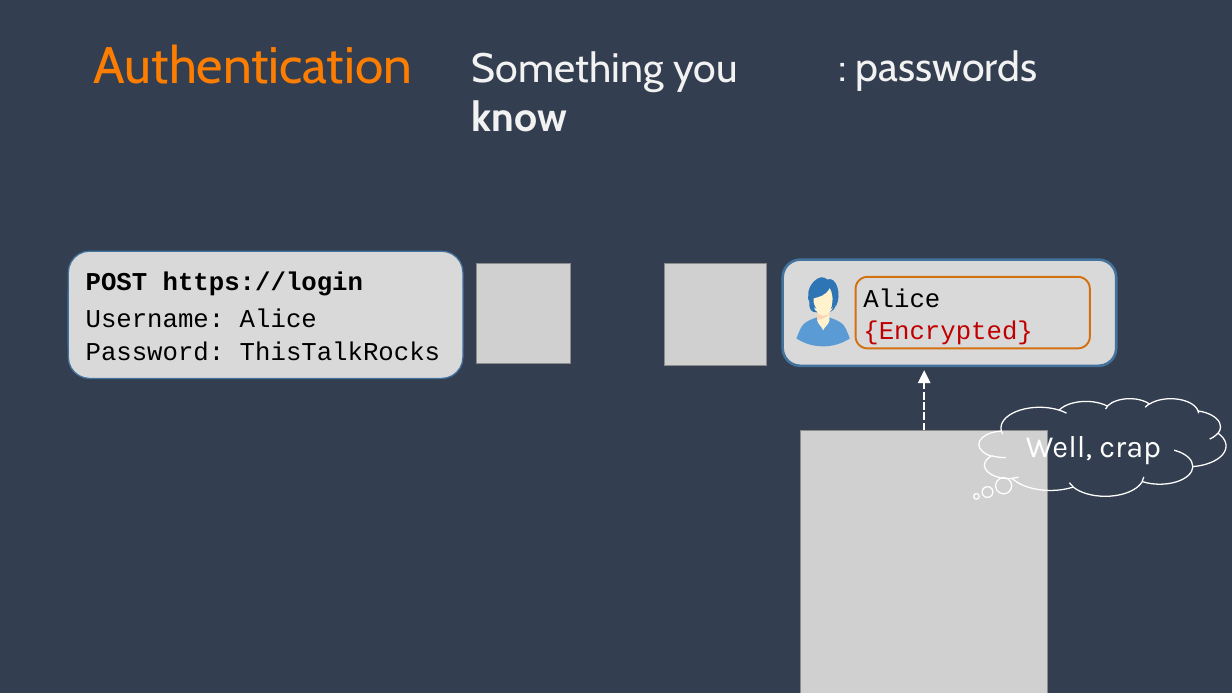
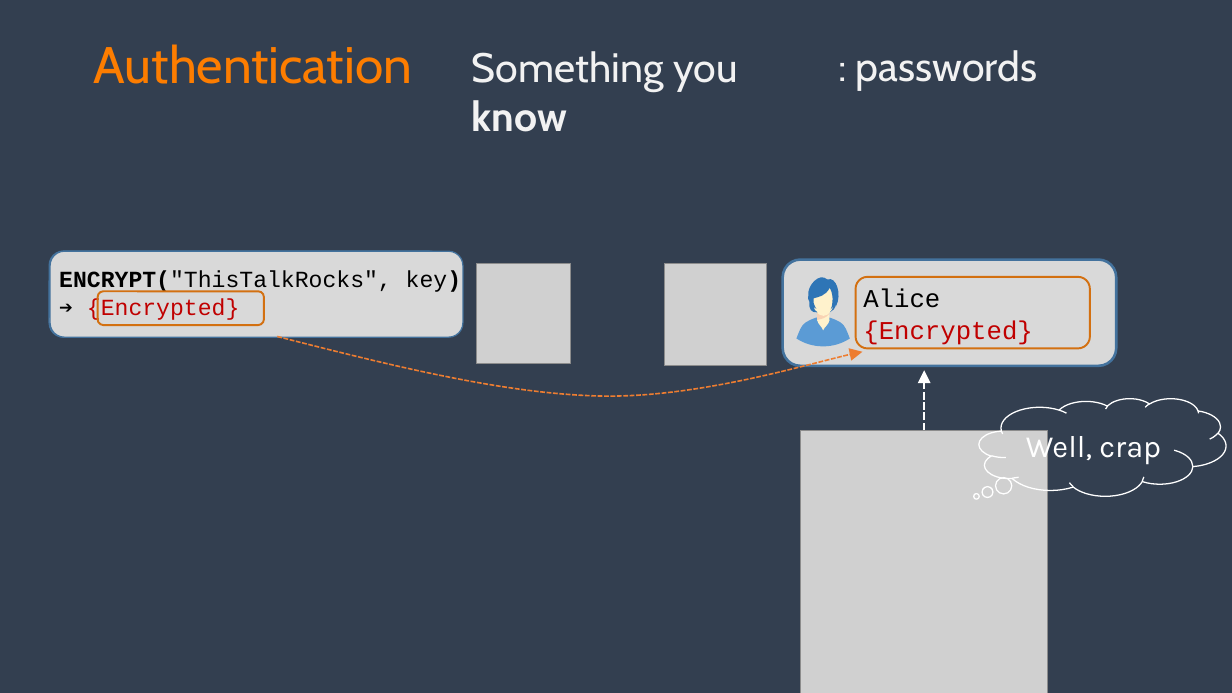
Before and after one commit to spetryjohnson/talk-PracticalAuthForDevs, a slide deck: slide 19 of Authentication for Non-Developers.pptx. Drawn at 1232x693 pixels with LibreOffice and Linux fonts; fonts in the diff are those of the drawing; grey boxes stand for pictures. Boxes give left, top, right and bottom in pixels: in the first picture for what was removed or moved away, otherwise in the second. Text is boxed around its words. In the diff, an @@ line names an element or a change of style, - is before the commit and + after.

```diff
--- a/Authentication for Non-Developers.pptx
+++ b/Authentication for Non-Developers.pptx
@@ rounded rectangle: place and size @@
-rounded rectangle at box(68, 274, 463, 360)
+rounded rectangle at box(49, 251, 444, 337)
@@ rounded rectangle: place and size @@
-rounded rectangle at box(68, 251, 463, 379)
+rounded rectangle at box(50, 251, 463, 337)
@@ text at box(59, 270, 461, 322): text changed; size 20 to 18 pt; bold off @@
-POST https://login
+ENCRYPT("ThisTalkRocks", key)
+➔ {Encrypted}
@@ text removed at box(86, 293, 391, 345) @@
-DECRYPT("{Encrypted}", key)
-➔ ThisTalkRocks
@@ rounded rectangle added at box(98, 291, 264, 325), outline #D37011 1.5 pt @@
@@ picture added at box(336, 279, 450, 336) @@
@@ text removed at box(86, 309, 317, 328) @@
-Username: Alice
@@ freeform shape added at box(275, 326, 862, 408), outline #ED7D31 1.25 pt dashed @@
@@ text removed at box(86, 341, 440, 361) @@
-Password: ThisTalkRocks
```
Also in this commit, not shown: 3 other slides changed.
